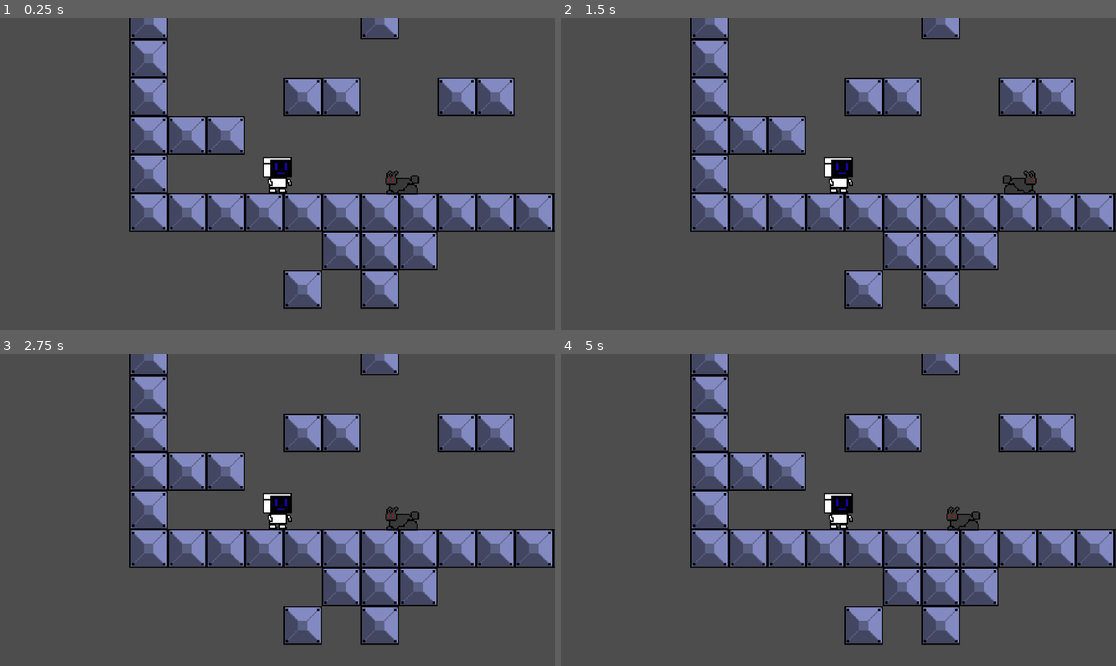
Above: before the commit, frames 1-4 (two rows, left to right).
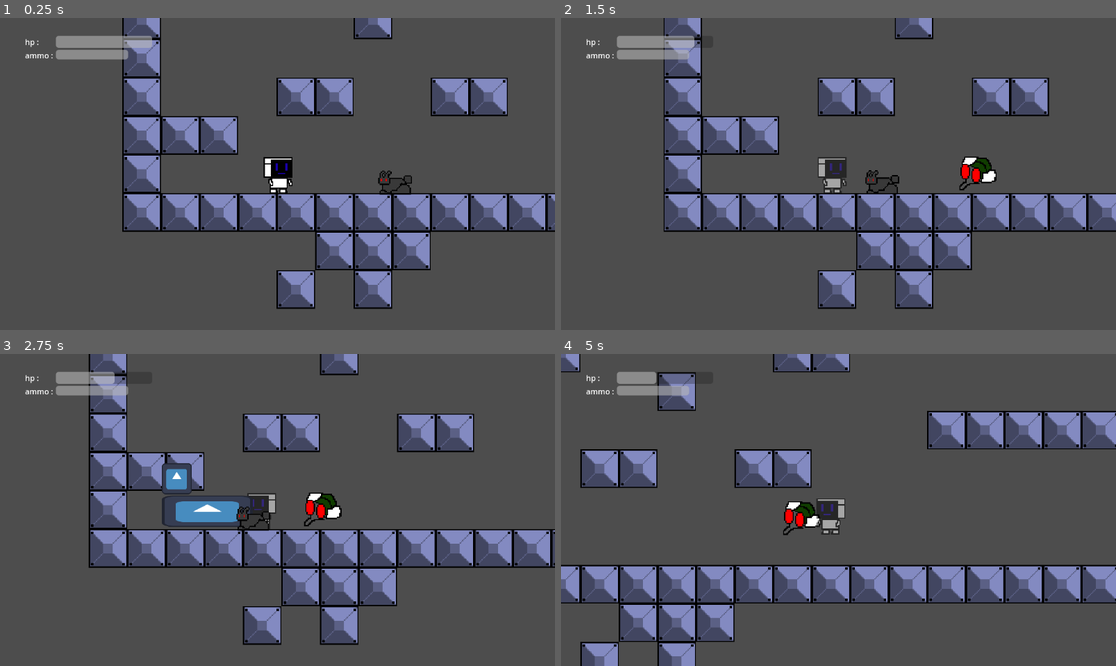
Above: after the commit, the same moments.

Repository: DanielKuhnDeAraujo/Robozin
Game: Godot game, scene res://scenes/jogo.tscn
Two runs of this game, one before a commit and one after it. Both use one fixed random seed, a clock stepped at 60 frames per second and the inputs below. The engine's default icon, where the game draws it, is replaced by a stand-in: a white triangle on a blue panel in a dark square.
Inputs:
- Up to frame 1 (0.25 s): no input
- Up to frame 2 (1.5 s): hold Z (aspirar) 0.53-1.28 s; hold D (andar_direita) from 0.53 s (still down); tap Space (pulo) at 0.77 s; tap X (atirar) at 1.35 s
- Up to frame 3 (2.75 s): tap Space (pulo) at 1.52 s; release D (andar_direita) at 2.03 s; hold Left (andar_esquerda) from 2.03 s (still down); hold Z (aspirar) from 2.03 s (still down)
- Up to frame 4 (5 s): release Left (andar_esquerda) at 2.78 s; release Z (aspirar) at 2.78 s; hold D (andar_direita) 2.78-4.28 s; tap X (atirar) at 2.85, 4.35 s; tap Space (pulo) at 3.02, 3.77, 4.52 s; hold Z (aspirar) 3.53-4.28 s; hold Left (andar_esquerda) from 4.28 s (still down)

The runs differ from the first frame. In frame 1, 13% of the frame differs, in the area x 4-100%, y 0-94%; in frame 2, 21%; in frame 3, 18%; in frame 4, 28%, in the area x 0-100%, y 0-100%.
Error before the commit: Parse Error: Identifier "label" not declared in the current scope. (res://scripts/player.gd:195)

Commit message:
acho q consertei as merdas

Diff:
--- /dev/null
+++ b/scenes/HUDi.tscn
@@ -0,0 +1,50 @@
+[gd_scene load_steps=2 format=3 uid="uid://g886phmj51n5"]
+
+[ext_resource type="Script" uid="uid://c2mj24rqyun2o" path="res://scripts/hud.gd" id="1_qpvh6"]
+
+[node name="Hud" type="CanvasLayer"]
+
+[node name="hud_root" type="Control" parent="."]
+layout_mode = 3
+anchors_preset = 15
+anchor_right = 1.0
+anchor_bottom = 1.0
+grow_horizontal = 2
+grow_vertical = 2
+script = ExtResource("1_qpvh6")
+
+[node name="MarginContainer" type="MarginContainer" parent="hud_root"]
+layout_mode = 0
+offset_left = 52.0
+offset_top = 37.0
+offset_right = 317.0
+offset_bottom = 246.0
+
+[node name="VBoxContainer" type="VBoxContainer" parent="hud_root/MarginContainer"]
+layout_mode = 2
+
+[node name="HBoxContainer" type="HBoxContainer" parent="hud_root/MarginContainer/VBoxContainer"]
+layout_mode = 2
+
+[node name="vda" type="Label" parent="hud_root/MarginContainer/VBoxContainer/HBoxContainer"]
+custom_minimum_size = Vector2(60, 0)
+layout_mode = 2
+text = "hp :"
+
+[node name="barra_vida" type="ProgressBar" parent="hud_root/MarginContainer/VBoxContainer/HBoxContainer"]
+custom_minimum_size = Vector2(200, 25)
+layout_mode = 2
+show_percentage = false
+
+[node name="HBoxContainer2" type="HBoxContainer" parent="hud_root/MarginContainer/VBoxContainer"]
+layout_mode = 2
+
+[node name="municao" type="Label" parent="hud_root/MarginContainer/VBoxContainer/HBoxContainer2"]
+custom_minimum_size = Vector2(60, 0)
+layout_mode = 2
+text = "ammo :"
+
+[node name="barra_municao" type="ProgressBar" parent="hud_root/MarginContainer/VBoxContainer/HBoxContainer2"]
+custom_minimum_size = Vector2(150, 20)
+layout_mode = 2
+show_percentage = false
--- a/scenes/jogo.tscn
+++ b/scenes/jogo.tscn
@@ -44,10 +44,8 @@
 [node name="Cueio" parent="." instance=ExtResource("4_k05ng")]
 position = Vector2(134, 32)
 
-[node name="Hud" parent="." instance=ExtResource("5_0c0ry")]
-
 [node name="Node" type="Node" parent="."]
 script = ExtResource("5_4sjka")
 
-[node name="spawner" parent="." instance=ExtResource("5_0c0ry")]
+[node name="spawner" parent="Node" instance=ExtResource("5_0c0ry")]
 position = Vector2(193, 2)
--- a/scripts/player.gd
+++ b/scripts/player.gd
@@ -192,7 +192,6 @@
 		vida -= qtd
 		atualizar()
 		#label.text =str(vida) + " " + str(ammo)
-		label.text =str(vida)
 		if vida <= 0 :
 			#label.text =str("Morreu!")
 			Engine.time_scale=0.5
